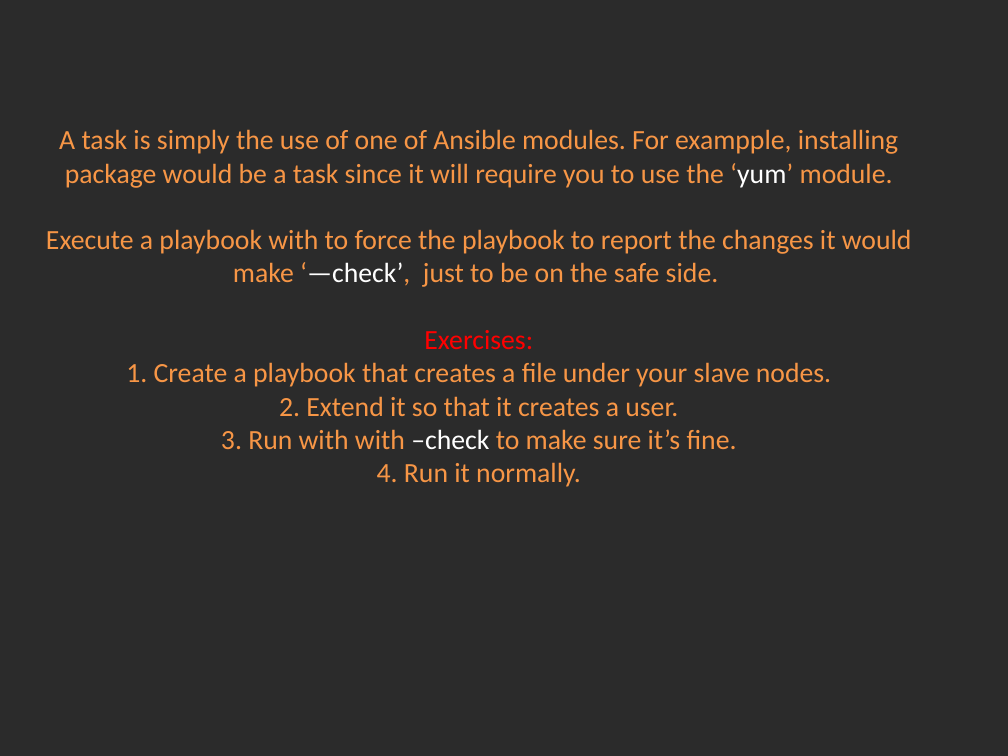
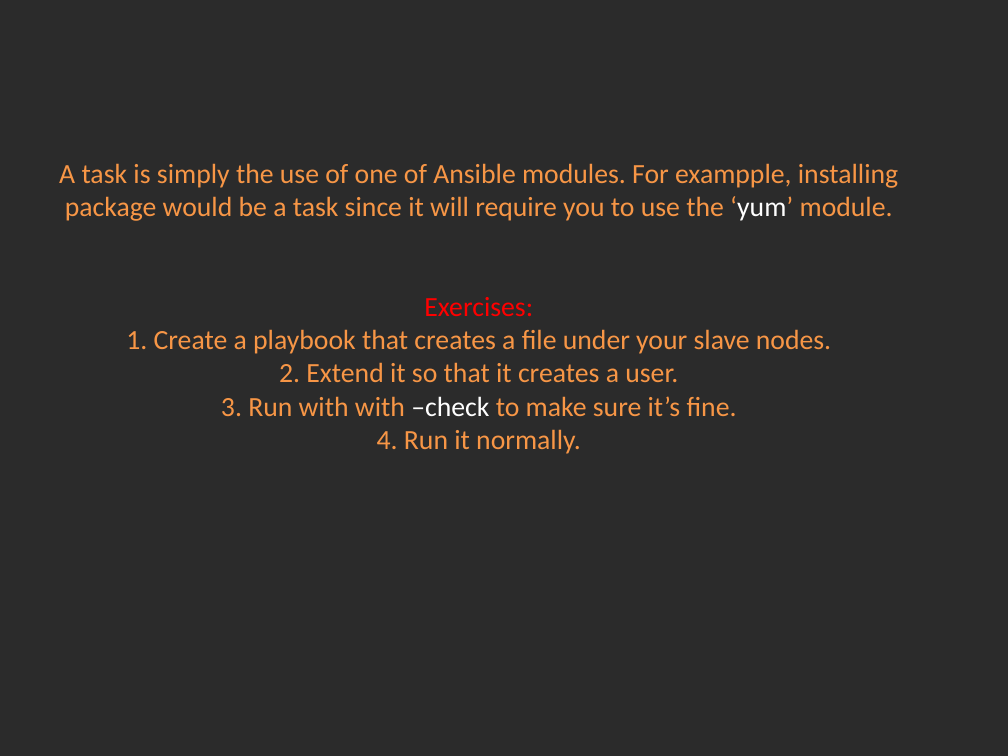
Before and after one commit to Academy-Soft-Intellect/Linux-Course, a slide deck: slide 5 of 16.ConfigurationManagement_With_Ansible/16-Conf_Man_Ansible.pptx. Drawn at 1008x756 pixels with LibreOffice and Linux fonts; fonts in the diff are those of the drawing; background and template pictures are left out; a plain dark background stands for a picture behind light text. Boxes give left, top, right and bottom in pixels: in the first picture for what was removed or moved away, otherwise in the second. Text is boxed around its words. In the diff, an @@ line names an element or a change of style, - is before the commit and + after.

Commit message:
Ansible.

```diff
--- a/16.ConfigurationManagement_With_Ansible/16-Conf_Man_Ansible.pptx
+++ b/16.ConfigurationManagement_With_Ansible/16-Conf_Man_Ansible.pptx
@@ title at bbox=[59, 163, 898, 454]: text changed @@
-A task is simply the use of one of Ansible modules. For exampple, installing package would be a task since it will require you to use the ‘yum’ module.
-Execute a playbook with to force the playbook to report the changes it would make ‘—check’, just to be on the safe side.
-Exercises:
-1. Create a playbook that creates a file under your slave nodes.
-2. Extend it so that it creates a user.
-3. Run with with –check to make sure it’s fine.
-4. Run it normally.
+A task is simply the use of one of Ansible modules. For exampple, installing package would be a task since it will require you to use the ‘yum’ module.
+Exercises:
+1. Create a playbook that creates a file under your slave nodes.
+2. Extend it so that it creates a user.
+3. Run with with –check to make sure it’s fine.
+4. Run it normally.
```
Also in this commit, not shown: 4 other slides changed.
